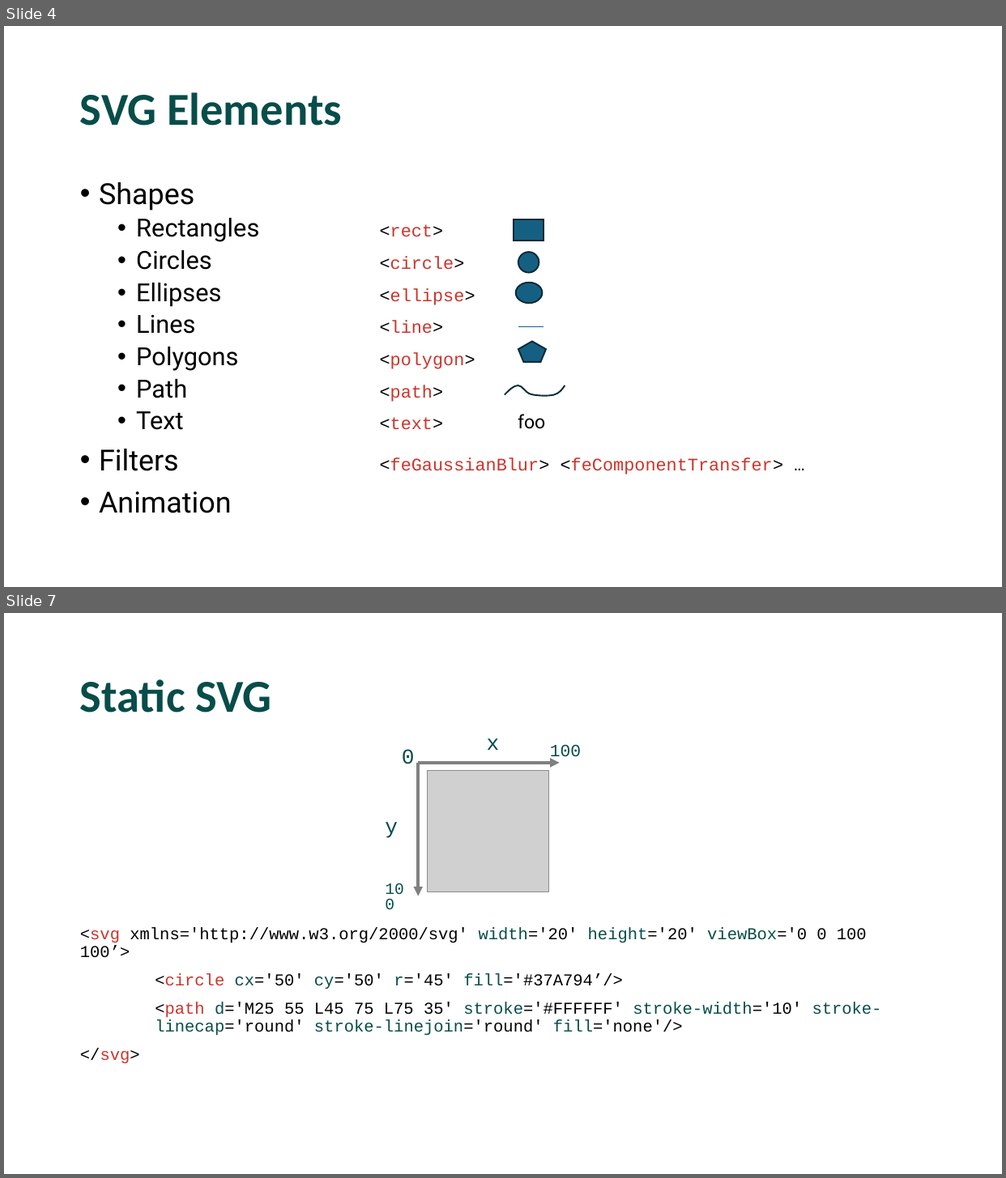
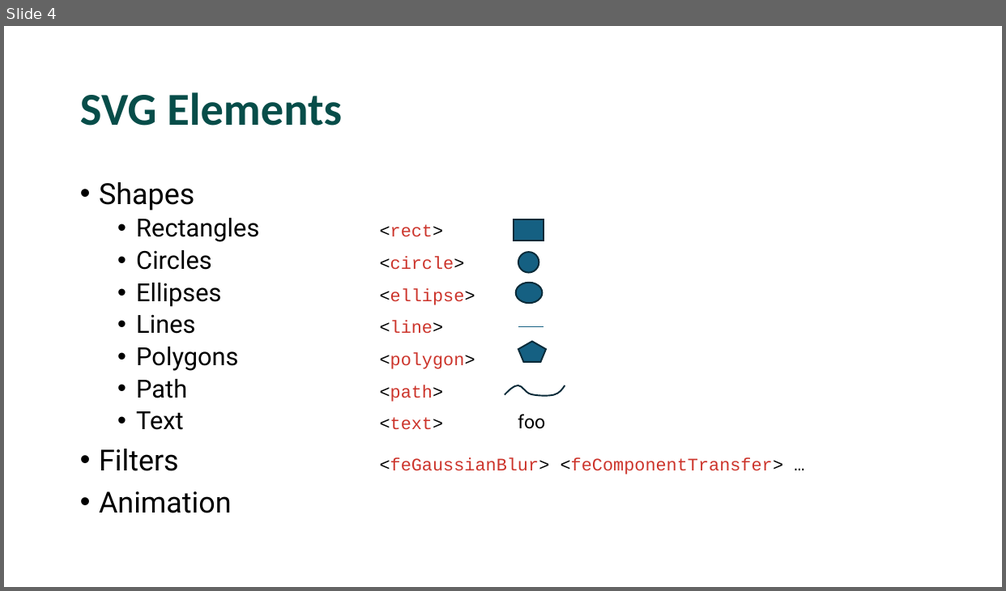
Before and after one commit to EvaluationContext/evaluationcontext.github.io, a slide deck: Resources/presentations/25-11-Devon/SVGs.pptx. Shown one above the other, each under a label of ours: slides 4 and 7 before the commit, slide 4 after it; the slides between them are not shown. The pictures are 1006x1178 and 1006x591 pixels, drawn with LibreOffice and Linux fonts; fonts in the diff are those of the drawing; grey boxes stand for pictures. Boxes give left, top, right and bottom in pixels: in the first picture for what was removed or moved away, otherwise in the second. Text is boxed around its words. In the diff, an @@ line names an element or a change of style, - is before the commit and + after.

```diff
--- a/Resources/presentations/25-11-Devon/SVGs.pptx
+++ b/Resources/presentations/25-11-Devon/SVGs.pptx
@@ slide 7 removed at <box>4,613,1002,1174</box>, background #FFFFFF @@
@@ title removed at <box>80,679,272,713</box> @@
-Static SVG
@@ text removed at <box>402,749,415,764</box> @@
-0
@@ text removed at <box>487,739,500,750</box> @@
-x
@@ text removed at <box>550,744,581,762</box> @@
-100
@@ arrow removed from (418, 763) to (418, 896) @@
@@ arrow removed from (418, 763) to (560, 763) @@
@@ picture removed at <box>427,771,548,892</box> @@
@@ text removed at <box>385,822,398,838</box> @@
-y
@@ text removed at <box>377,879,419,905</box> @@
-100
@@ text removed at <box>80,928,882,1064</box> @@
-<svg xmlns='http://www.w3.org/2000/svg' width='20' height='20' viewBox='0 0 100 100’>
-<circle cx='50' cy='50' r='45' fill='#37A794’/>
-<path d='M25 55 L45 75 L75 35' stroke='#FFFFFF' stroke-width='10' stroke- linecap='round' stroke-linejoin='round' fill='none'/>
-</svg>
```
Also in this commit, not shown: 1 slide changed, 20 other slides removed, 32 other files.
